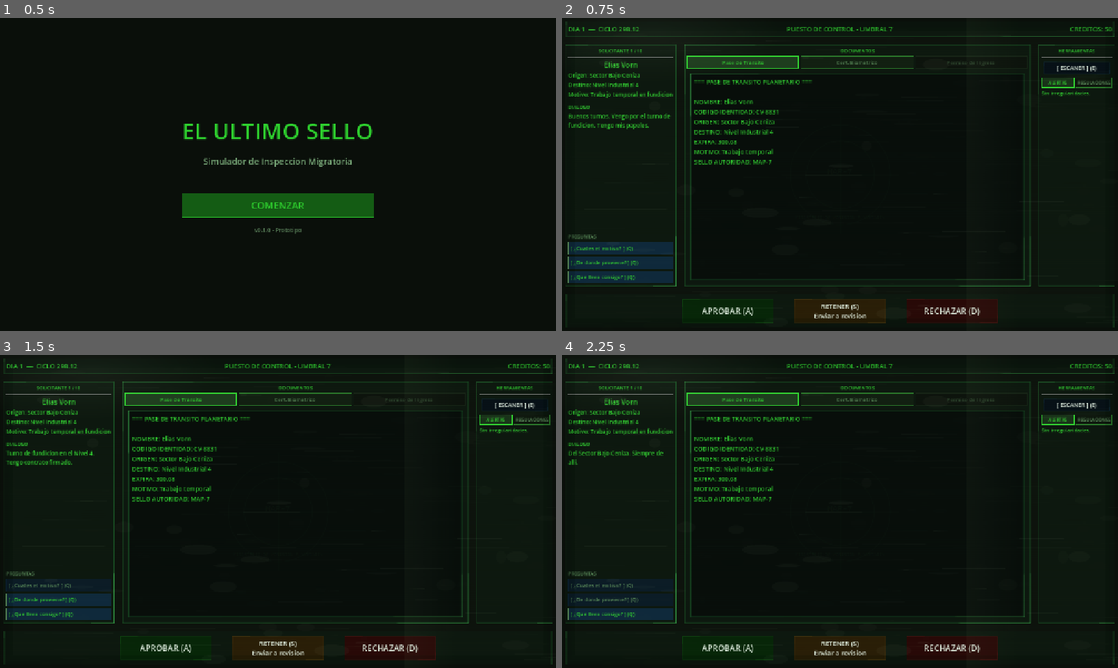
Above: before the commit, frames 1-4 (two rows, left to right).
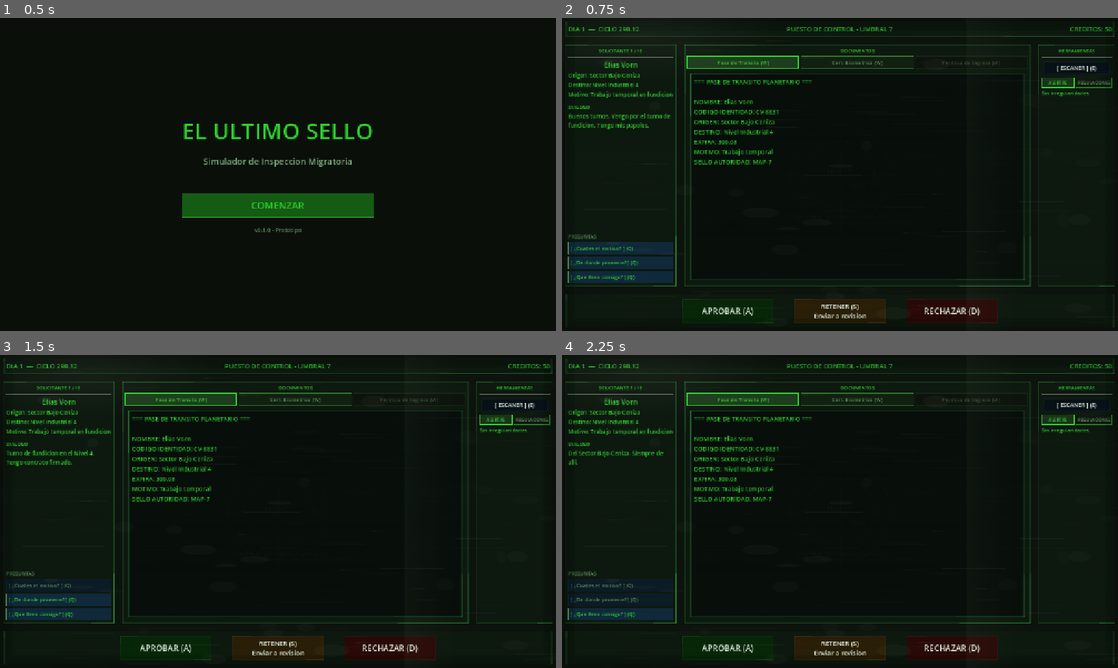
Above: after the commit, the same moments.

Repository: ingenriqueparra-hub/el-ultimo-sello
Game: Godot game, scene res://scenes/main/Main.tscn
Same seed, same stepped clock (60 frames per second), same inputs: the game is played once before the commit and once after it.
Inputs:
- Up to frame 1 (0.5 s): no input
- Up to frame 2 (0.75 s): click "COMENZAR" at 0.5 s
- Up to frame 3 (1.5 s): click "[ ¿Cual es el motivo? ] (Q)" at 1.25 s
- Up to frame 4 (2.25 s): click "[ ¿De donde proviene? ] (Q)" at 2 s

Frame 1 is identical in both runs. In frame 2, 0.1% of the frame differs, in the area x 28-79%, y 13-16%; in frame 3, 0.1%; in frame 4, 0.1%.

Commit message:
feat(ui): ciclo de tabs de documentos con tecla W
- Tecla W cicla entre tabs habilitados (Pase, Biometrico, Permiso)
- _active_tab_index rastrea el tab activo, sincronizado con click y teclado
- Etiqueta (W) agregada a los tres tabs en _ready()

Co-Authored-By: Claude Sonnet 4.6 <noreply@anthropic.com>

Diff:
--- a/game/scripts/ui/ControlDesk.gd
+++ b/game/scripts/ui/ControlDesk.gd
@@ -64,6 +64,7 @@
 var _applicant_docs: Dictionary = {}
 var _scanner_used: bool = false
 var _tab3_doc_type: String = ""
+var _active_tab_index: int = 0
 var _questions_container: VBoxContainer
 var _audio: AudioStreamPlayer
 
@@ -81,6 +82,9 @@
 	approve_btn.text = "APROBAR (A)"
 	reject_btn.text  = "RECHAZAR (D)"
 	hold_btn.text    = "RETENER (S)\nEnviar a revision"
+	tab1.text += " (W)"
+	tab2.text += " (W)"
+	tab3.text += " (W)"
 	hold_btn.tooltip_text = "Usar cuando el expediente requiera verificacion adicional, custodia temporal o revision superior."
 	hold_btn.add_theme_font_size_override("font_size", 15)
 	_connect_signals()
@@ -290,6 +294,8 @@
 			if not reject_btn.disabled:  _on_reject_pressed()
 		KEY_E:
 			if not scanner_btn.disabled: _on_scanner_pressed()
+		KEY_W:
+			_cycle_doc_tab()
 		KEY_Q:
 			_press_next_question()
 		_:
@@ -485,7 +491,12 @@
 	_render_document(_applicant_docs[dtype])
 
 func _set_active_tab(active_btn: Button) -> void:
-	for tab in [tab1, tab2, tab3]:
+	var tabs := [tab1, tab2, tab3]
+	for i in tabs.size():
+		if tabs[i] == active_btn:
+			_active_tab_index = i
+			break
+	for tab in tabs:
 		var is_active: bool = (tab == active_btn)
 		var s := StyleBoxFlat.new()
 		s.bg_color = Color(0.10, 0.22, 0.10, 1) if is_active else Color(0.05, 0.10, 0.05, 1)
@@ -590,6 +601,14 @@
 	btn.add_theme_color_override("font_hover_color", Color(1.0, 1.0, 1.0, 1))
 	btn.add_theme_color_override("font_disabled_color", COLOR_TEXT_DIM)
 	btn.add_theme_font_size_override("font_size", 12)
+
+func _cycle_doc_tab() -> void:
+	var tabs := [tab1, tab2, tab3]
+	for i in tabs.size():
+		var idx := (_active_tab_index + 1 + i) % tabs.size()
+		if not tabs[idx].disabled:
+			tabs[idx].pressed.emit()
+			return
 
 func _press_next_question() -> void:
 	for btn in _questions_container.get_children():
